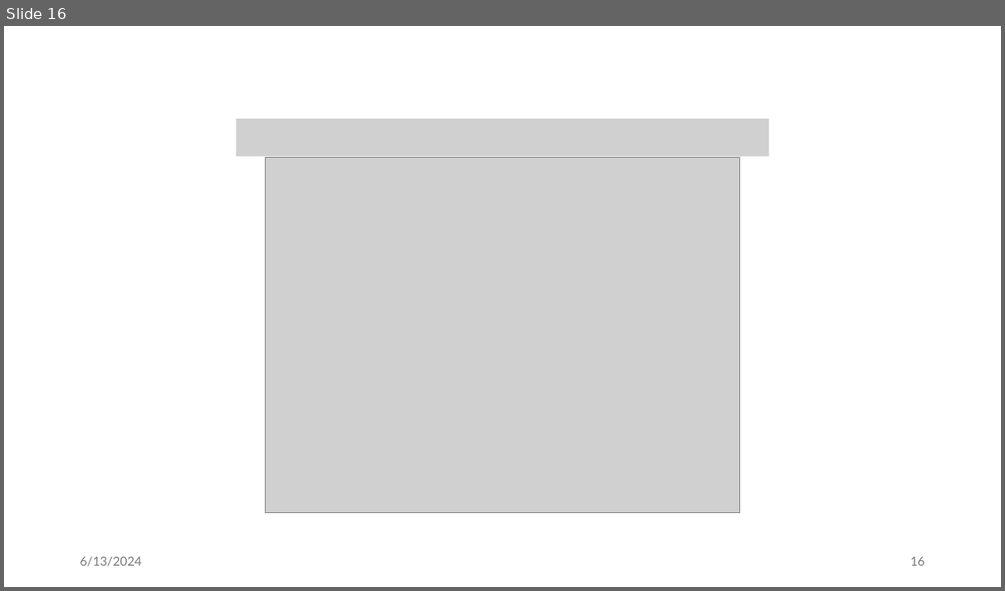
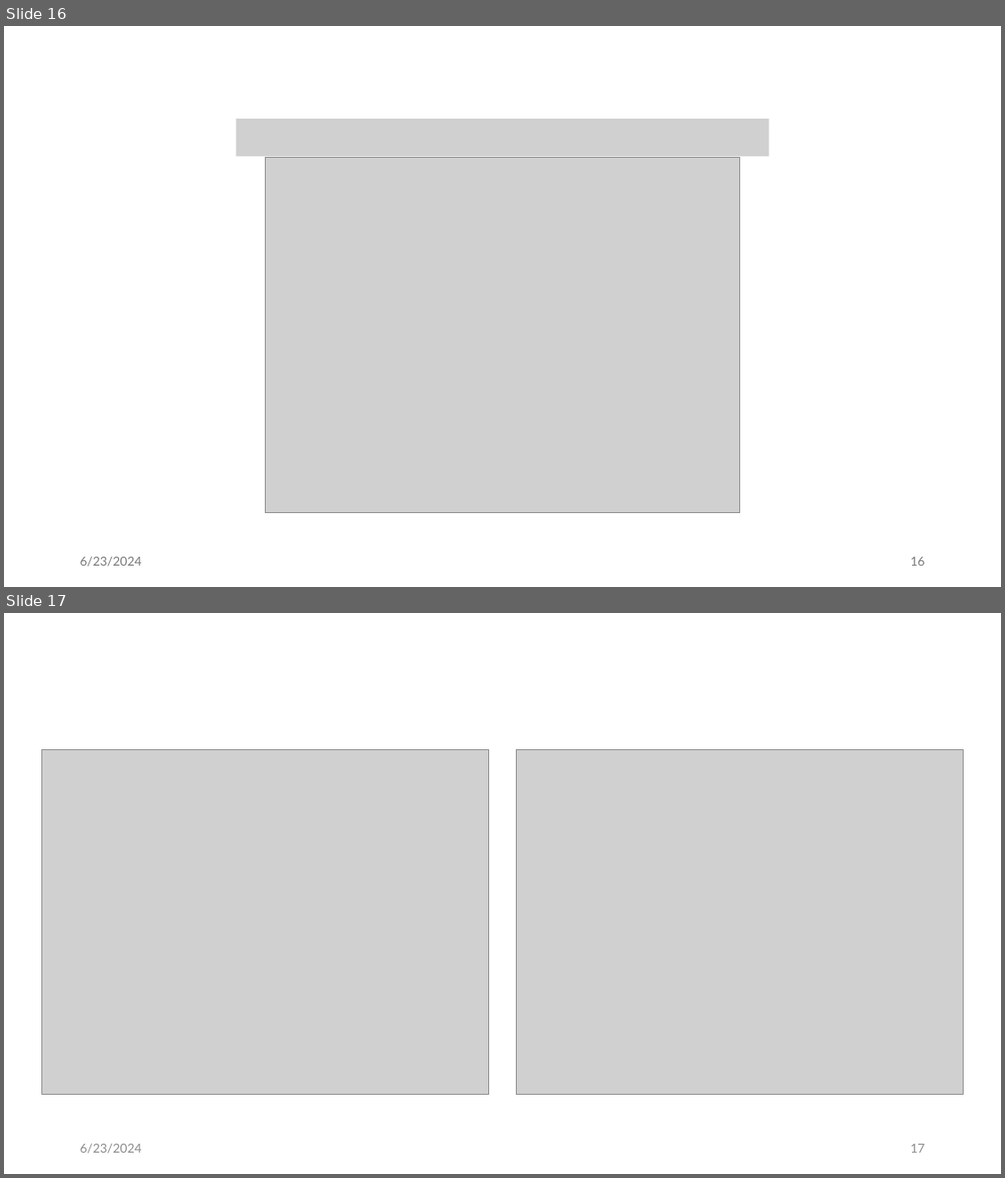
Before and after one commit to eprush/MethodOfAngularCoefficients, a slide deck: Media/bac_diploma.pptx. Shown one above the other, each under a label of ours: slide 16 before the commit, slides 16 and 17 after it. The pictures are 1005x591 and 1005x1178 pixels, drawn with LibreOffice and Linux fonts; fonts in the diff are those of the drawing; grey boxes stand for pictures. Boxes give left, top, right and bottom in pixels: in the first picture for what was removed or moved away, otherwise in the second. Text is boxed around its words. In the diff, an @@ line names an element or a change of style, - is before the commit and + after.

```diff
--- a/Media/bac_diploma.pptx
+++ b/Media/bac_diploma.pptx
@@ slide 17 added at <box>4,613,1001,1174</box>, background #FFFFFF @@
@@ picture added at <box>42,750,489,1094</box> @@
@@ picture added at <box>517,750,963,1094</box> @@
@@ text added at <box>80,1143,141,1153</box>, 12 pt, text #8C8C8C @@
+6/23/2024
@@ page number added at <box>910,1143,924,1152</box>, 12 pt, text #8C8C8C @@
+17
@@ slide 16 changed as well @@
@@ text at <box>80,556,141,566</box>: text changed @@
-6/13/2024
+6/23/2024
```
Also in this commit, not shown: 16 other slides changed, 2 other files.
